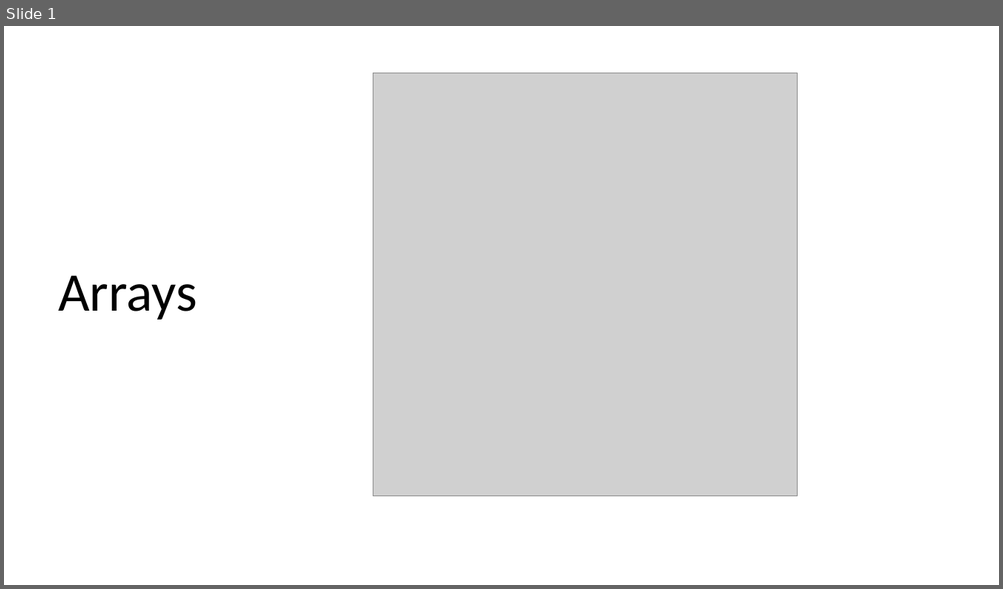
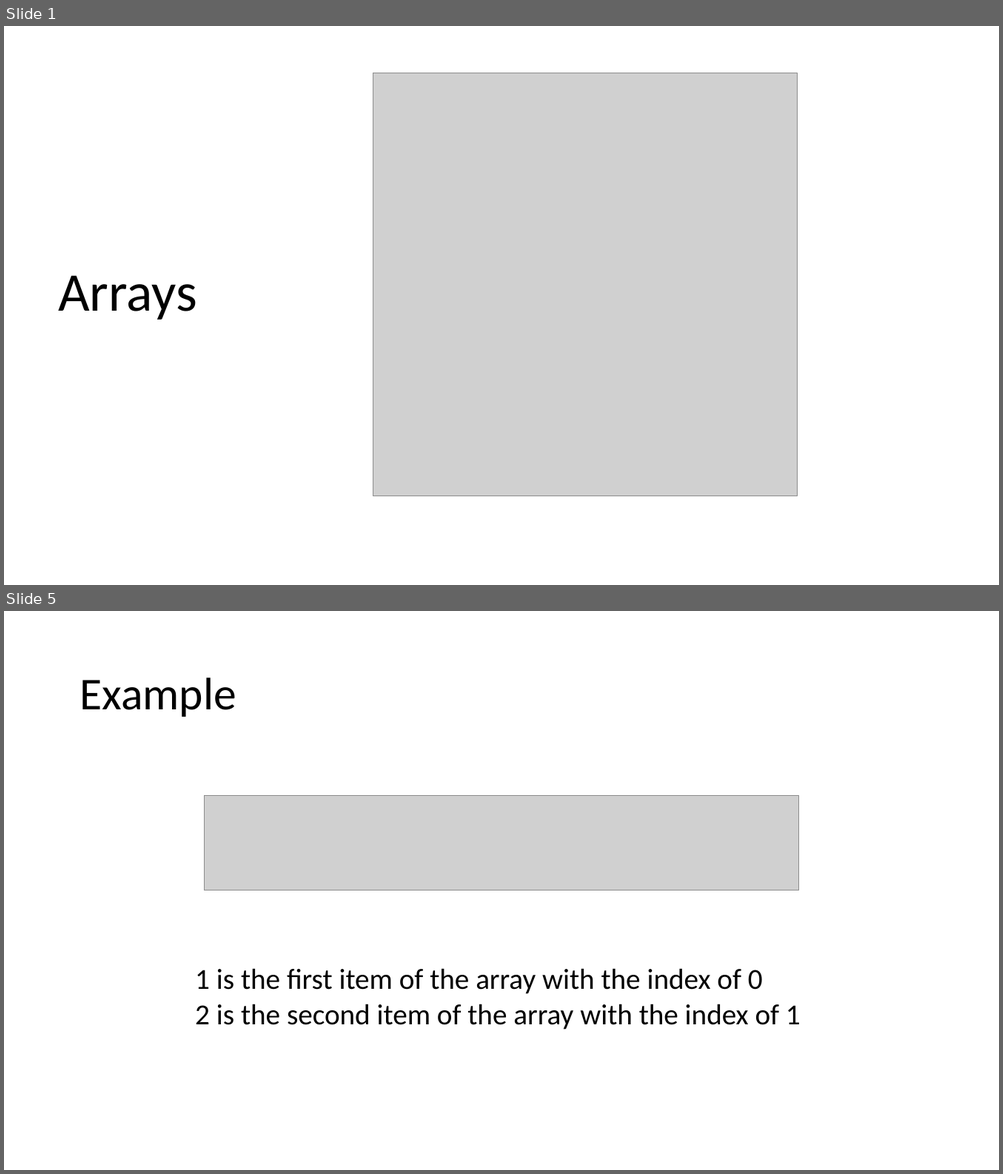
Before and after one commit to JoZonneveld/TCR-python-lessons, a slide deck: Lessons/Lesson 3/Arrays.pptx. Shown one above the other, each under a label of ours: slide 1 before the commit, slides 1 and 5 after it; the slides between them are not shown. The pictures are 1003x589 and 1003x1174 pixels, drawn with LibreOffice and Linux fonts; fonts in the diff are those of the drawing; grey boxes stand for pictures; background and template pictures are left out. Boxes give left, top, right and bottom in pixels: in the first picture for what was removed or moved away, otherwise in the second. Text is boxed around its words. In the diff, an @@ line names an element or a change of style, - is before the commit and + after.

Commit message:
arrays

```diff
--- a/Lessons/Lesson 3/Arrays.pptx
+++ b/Lessons/Lesson 3/Arrays.pptx
@@ slide 5 added at <box>4,611,999,1170</box>, background #FFFFFF @@
@@ title added at <box>79,678,236,717</box>, 44 pt, text #000000 @@
+Example
@@ picture added at <box>204,796,799,891</box> @@
@@ text added at <box>195,968,800,1030</box>, 28 pt, text #000000 @@
+1 is the first item of the array with the index of 0
+2 is the second item of the array with the index of 1
```
Also in this commit, not shown: 1 slide changed, 15 other slides added, 1 slide removed, 1 other file.
